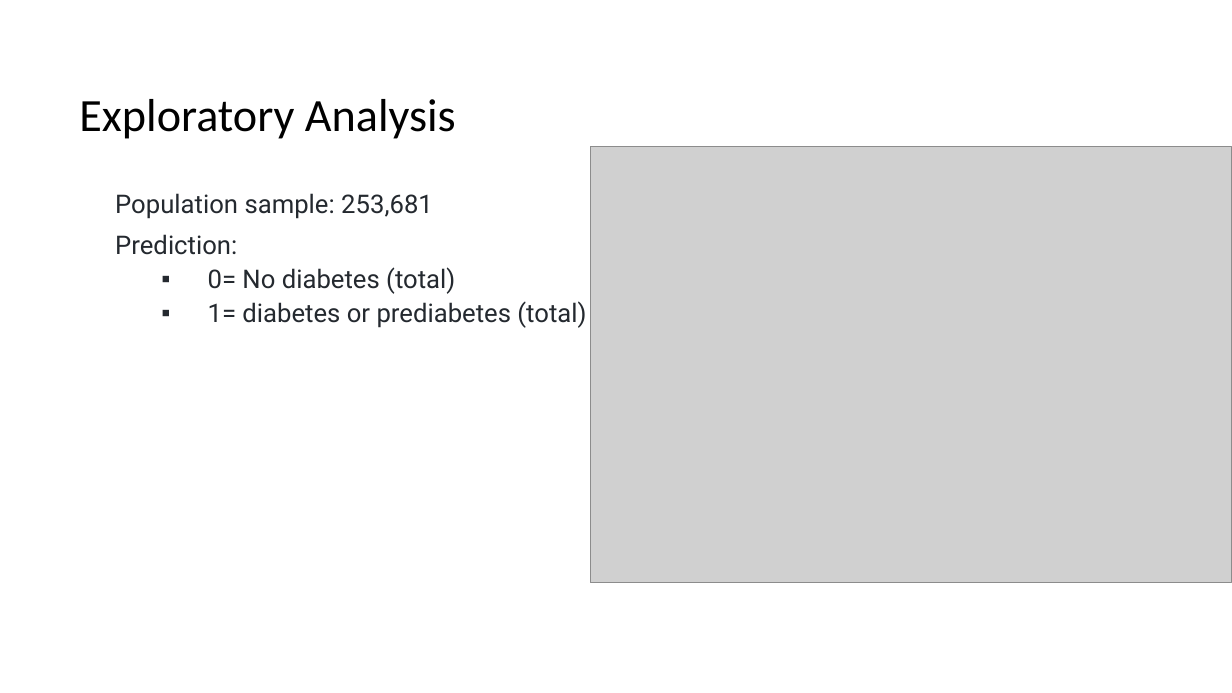
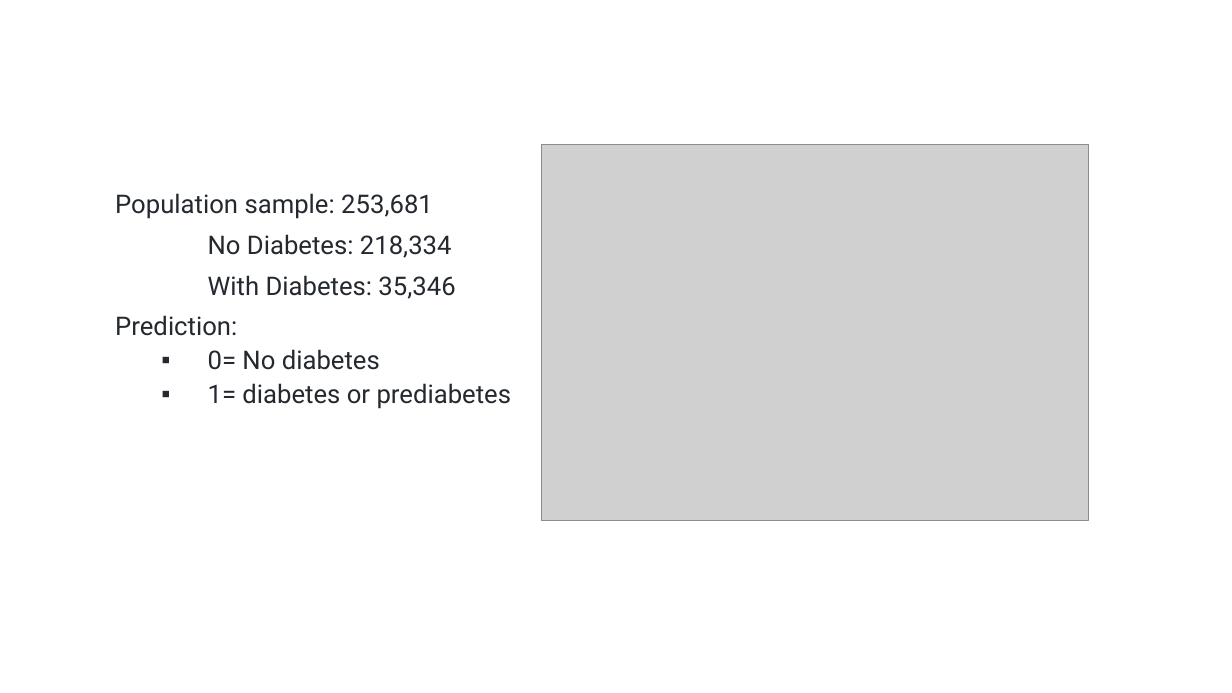
Before and after one commit to Isabel-gt/Final_Project, a slide deck: slide 9 of Diabetes_Predictions.pptx. Drawn at 1232x693 pixels with LibreOffice and Linux fonts; fonts in the diff are those of the drawing; grey boxes stand for pictures; background and template pictures are left out. Boxes give left, top, right and bottom in pixels: in the first picture for what was removed or moved away, otherwise in the second. Text is boxed around its words. In the diff, an @@ line names an element or a change of style, - is before the commit and + after.

```diff
--- a/Diabetes_Predictions.pptx
+++ b/Diabetes_Predictions.pptx
@@ title removed at <box>79,99,456,139</box> @@
-Exploratory Analysis
@@ picture: place and size @@
-picture at <box>591,146,1232,583</box>
+picture at <box>542,144,1089,520</box>
@@ subtitle at <box>208,234,455,299</box>: paragraphs added @@
+No Diabetes: 218,334
+With Diabetes: 35,346
@@ subtitle at <box>208,349,512,409</box>: text changed @@
-  ▪ 0= No diabetes (total)
-  ▪ 1= diabetes or prediabetes (total)
+  ▪ 0= No diabetes
+  ▪ 1= diabetes or prediabetes
```
Also in this commit, not shown: 10 other slides changed, 8 slides added, 4 slides removed.
